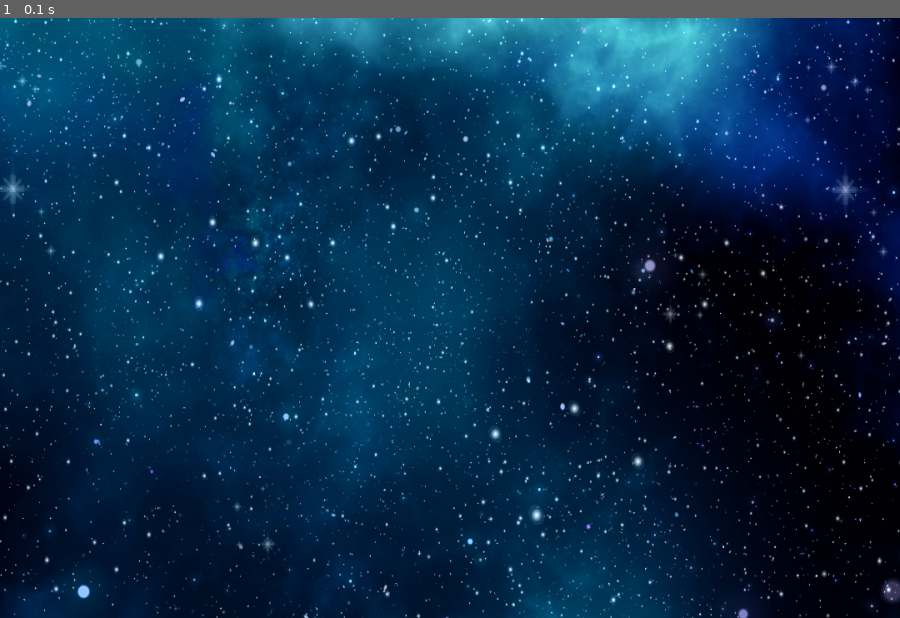
Above: before the commit, frame 1.
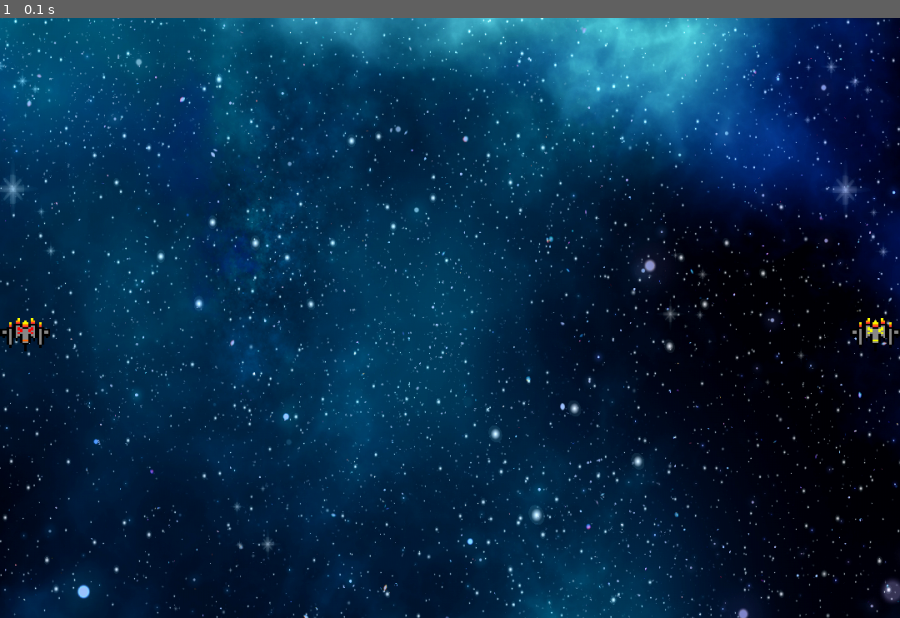
Above: after the commit, the same moment.

Repository: Rioreyblue/pygame_galaxy_fighters
Game: pygame game, started from main.py
Same seed, same stepped clock (60 frames per second), same inputs: the game is played once before the commit and once after it.
Inputs:
- Up to frame 1 (0.1 s): no input

The runs differ from the first frame. In frame 1, 0.3% of the frame differs, in the area x 0-100%, y 50-56%.

Commit message:
adding players in the display

Diff:
--- a/src/game.py
+++ b/src/game.py
@@ -4,13 +4,23 @@
 WIN = pygame.display.set_mode((WIDTH, HEIGHT))
 pygame.display.set_caption("Galaxy Fighters")
 BG = pygame.transform.scale(pygame.image.load("Assets/space.png"), (WIDTH, HEIGHT))
+SPACE_SHIP_WIDTH, SPACE_SHIP_HEIGHT = 60, 40
+#color theme
 RED = (255,0,0)
 BLUE =(0,255,0)
 GREEN =(0,0,255)
+#game fps
 FPS = 60
+#player variables
+RED_SPACESHIP_IMAGE = pygame.image.load("Assets/spaceship_red.png")
+RED_SPACESHIP = pygame.transform.scale(RED_SPACESHIP_IMAGE, (SPACE_SHIP_WIDTH, SPACE_SHIP_HEIGHT))
+YELLOW_SPACESHIP_IMAGE = pygame.image.load("Assets/spaceship_yellow.png")
+YELLOW_SPACESHIP = pygame.transform.scale(YELLOW_SPACESHIP_IMAGE, (SPACE_SHIP_WIDTH, SPACE_SHIP_HEIGHT))
 
 def draw():
     WIN.blit(BG,(0,0))
+    WIN.blit(RED_SPACESHIP,(0,HEIGHT/2))
+    WIN.blit(YELLOW_SPACESHIP,(1020, HEIGHT/2))
     pygame.display.update()
 
 def run_game():
